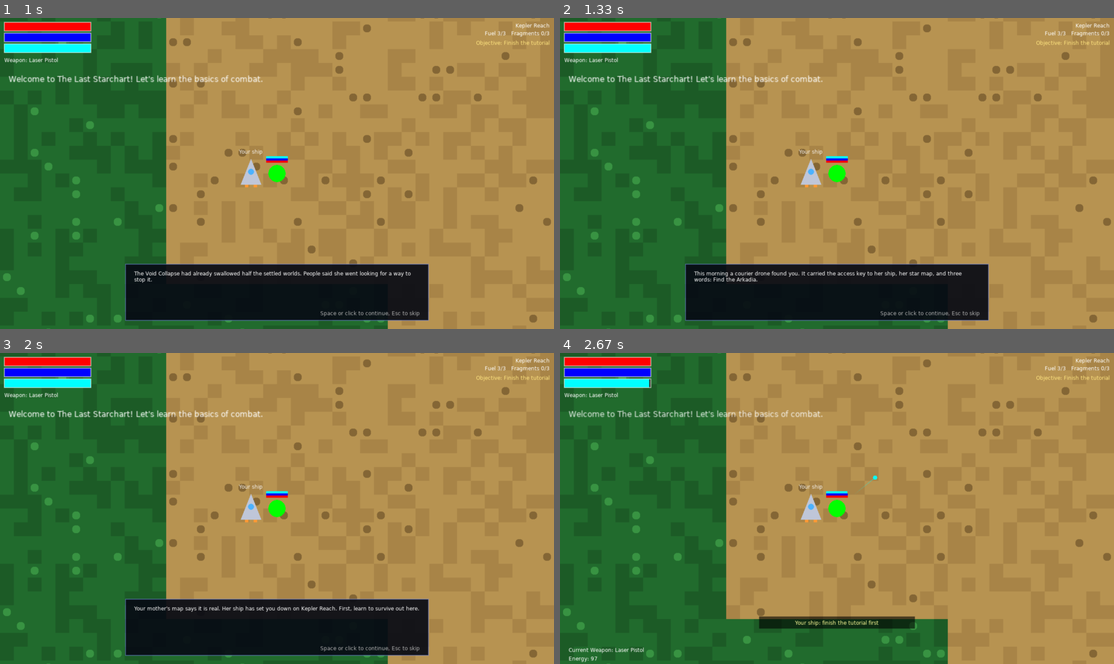
Above: before the commit, frames 1-4 (two rows, left to right).
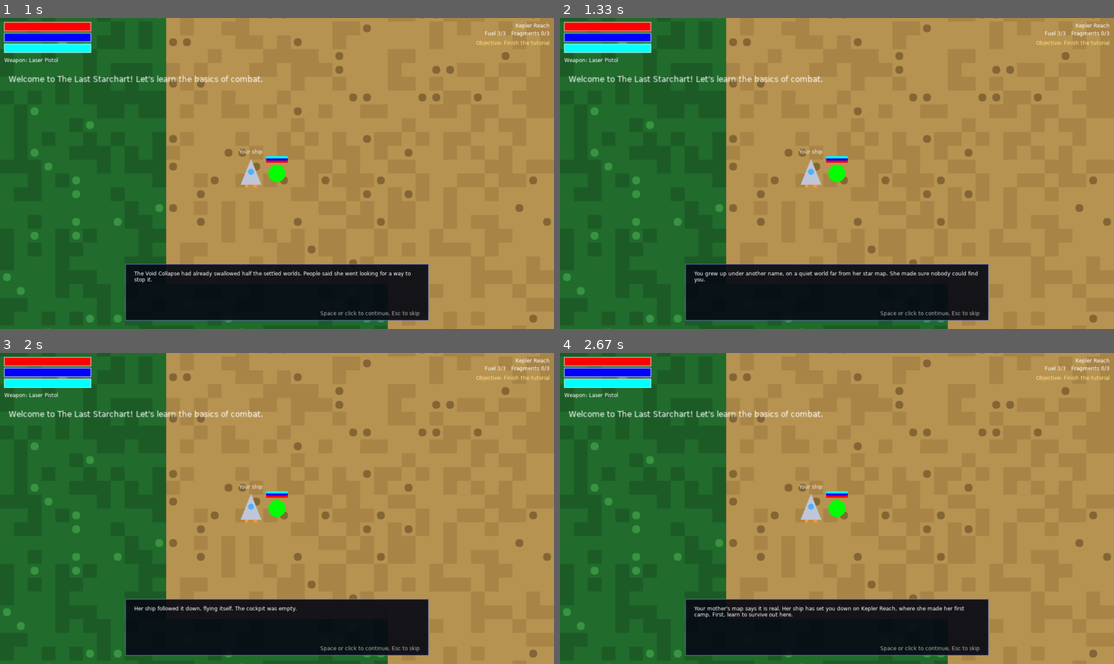
Above: after the commit, the same moments.

Repository: DedicatedJ/Starbound
Game: LÖVE game, started from main.lua
Two runs of this game, one before a commit and one after it. Both use one fixed random seed, a clock stepped at 60 frames per second and the inputs below.
Inputs (mouse positions are in pixels of both pictures, inside the frame that each line leads up to):
- Up to frame 1 (1 s): tap Space at 0.33 s; tap Enter at 0.67 s
- Up to frame 2 (1.33 s): click (837, 195) at 1.05 s
- Up to frame 3 (2 s): click (144, 511) at 1.38 s; click (415, 405) at 1.72 s
- Up to frame 4 (2.67 s): click (742, 626) at 2.05 s; click (981, 390) at 2.38 s

Frame 1 is identical in both runs. In frame 2, 0.5% of the frame differs, in the area x 24-76%, y 81-86%; in frame 3, 0.4%; in frame 4, 10%, in the area x 1-78%, y 8-100%.

Commit message:
Put the lore fixes on screen in the game text
Story changes (src/data/story.lua):
- intro: the player grew up under another name; the ship came home empty
  and set them down at Mara's first camp
- Quill: vault doors open only for the Solis key; Mara told Quill to wait
  for her ship; the truth adds the two keepers, that Mara is failing, and
  where Quill came from
- Varro: he watched Mara open the Cinder vault and needs a Solis
- Rift arrival: the Rift is widening; the drones run on old orders; if
  the player refused Varro, his fleet waits at the Rift's edge
- Arkadia: drones stand down; Mara's recording names the helm and heart
- endings: Mara wakes the ship in The Keeper's Child; if Varro was
  refused, his fleet scatters in Dawn and The Keeper's Child

Code: the Rift arrival and ending screen check defied_varro; the first
press on a vault door says it reads the key (same press, no extra step).
Harness: 157 checks pass (6 new). Game Changes Needed marks items done.

Co-Authored-By: Claude Opus 5.5 <noreply@anthropic.com>

Diff:
--- a/main.lua
+++ b/main.lua
@@ -215,7 +215,12 @@
         end})
     elseif id == "the_rift" and not session.flags.rift_arrival then
         session.flags.rift_arrival = true
-        startDialogue(Story.riftArrival)
+        local lines = {}
+        for _, line in ipairs(Story.riftArrival) do table.insert(lines, line) end
+        if session.flags.defied_varro then
+            for _, line in ipairs(Story.riftVarro) do table.insert(lines, line) end
+        end
+        startDialogue(lines)
     end
 end
 
@@ -832,7 +837,11 @@
     love.graphics.setColor(1, 0.9, 0.5)
     love.graphics.printf(ending.title, 0, h / 2 - 160, w / 2, "center", 0, 2)
     love.graphics.setColor(1, 1, 1)
-    love.graphics.printf(ending.text, w / 2 - 320, h / 2 - 90, 640, "center")
+    local text = ending.text
+    if ending.defiedVarro and session.flags.defied_varro then
+        text = text .. " " .. ending.defiedVarro
+    end
+    love.graphics.printf(text, w / 2 - 320, h / 2 - 90, 640, "center")
     love.graphics.setColor(0.7, 0.7, 0.7)
     love.graphics.printf("Press Enter to return to the title screen", 0, h - 60, w, "center")
 end
--- a/src/data/story.lua
+++ b/src/data/story.lua
@@ -6,9 +6,11 @@
 Story.intro = {
     {text = "Ten years ago the explorer Mara Solis flew into the dark and never came back."},
     {text = "The Void Collapse had already swallowed half the settled worlds. People said she went looking for a way to stop it."},
+    {text = "You grew up under another name, on a quiet world far from her star map. She made sure nobody could find you."},
     {text = "This morning a courier drone found you. It carried the access key to her ship, her star map, and three words: Find the Arkadia."},
+    {text = "Her ship followed it down, flying itself. The cockpit was empty."},
     {text = "The Arkadia is a story spacers tell: a ship that can bring dead planets back to life and push the Void back."},
-    {text = "Your mother's map says it is real. Her ship has set you down on Kepler Reach. First, learn to survive out here."}
+    {text = "Your mother's map says it is real. Her ship has set you down on Kepler Reach, where she made her first camp. First, learn to survive out here."}
 }
 
 Story.afterTutorial = {
@@ -19,6 +21,8 @@
 Story.quillFirst = {
     {speaker = "Quill", text = "Ah. You have her eyes. And her ship. I am Quill. I kept this station running for Mara, and I kept her secrets."},
     {speaker = "Quill", text = "That map is incomplete on purpose. She split the Arkadia's coordinates into three fragments and sealed them in vaults on Cinder, Glacius and Verdant Deep."},
+    {speaker = "Quill", text = "The vault doors open only for the Solis key, and only in Solis hands. I tried once. They do not open for drones."},
+    {speaker = "Quill", text = "She told me to wait. Not to follow her, not to look for you. If her ship ever came home, I was to help whoever it brought. And here you are."},
     {speaker = "Quill", text = "Bring salvage and alien essence to my terminal and it will fit you with better gear. You will need a stronger jump drive for the far worlds."},
     {speaker = "Quill", text = "And Void Shielding, before you go anywhere near the Rift. Start with Cinder. Mind the pirates."}
 }
@@ -26,6 +30,9 @@
 Story.quillTruth = {
     {speaker = "Quill", text = "All three fragments. She would be proud. There is one more thing she made me promise to keep until you had them."},
     {speaker = "Quill", text = "Mara did not die. She reached the Arkadia and sealed herself inside its core to hold the Rift shut. She may still be alive in there."},
+    {speaker = "Quill", text = "The Arkadia needs two keepers: one at its heart to hold the Rift shut, one at the helm to wake it. She went alone, so all she could do was hold the door."},
+    {speaker = "Quill", text = "Ten years she has held it. If her ship came home now, she is failing. The Rift is widening again."},
+    {speaker = "Quill", text = "I came out of the Rift once, broken and empty. She found me and mended me. That is how she knew the ship was real. I owe her this."},
     {speaker = "Quill", text = "When you reach the ship, you will have a choice to make. Only you can make it."}
 }
 
@@ -47,6 +54,7 @@
 
 Story.varroContact = {
     {speaker = "Captain Varro", text = "So the Solis brat finally crawled out of hiding. This is my rock, kid. My crews, my vault."},
+    {speaker = "Captain Varro", text = "I watched your mother open that vault ten years ago. Those doors only open for a Solis. I have been waiting a long time for another one."},
     {speaker = "Captain Varro", text = "Here is my offer. Share the Arkadia's coordinates when you have them, and my people leave you alone. Every world, every jump."},
     {speaker = "Captain Varro", text = "Refuse, and you shoot your way through every pirate between here and the Rift. Choose.",
         choices = {
@@ -78,12 +86,19 @@
 
 Story.riftArrival = {
     {speaker = "Ship computer", text = "Void Shielding holding. Hull integrity stable. A very large vessel is drifting inside the Rift, three kilometres out."},
-    {speaker = "Ship computer", text = "Expect heavy drone resistance."}
+    {speaker = "Ship computer", text = "Rift readings are rising. It is widening."},
+    {speaker = "Ship computer", text = "Expect heavy drone resistance. They are running on very old orders. They may stand down once your key reaches that ship."}
+}
+
+-- Added to the Rift arrival if the player refused Varro's deal
+Story.riftVarro = {
+    {speaker = "Ship computer", text = "Contacts behind us. Captain Varro's fleet is holding at the edge of the Rift. They are waiting for something."}
 }
 
 Story.arkadia = {
-    {speaker = "Arkadia", text = "Access key recognised. Solis lineage confirmed. Welcome aboard."},
+    {speaker = "Arkadia", text = "Access key recognised. Solis lineage confirmed. Defence drones standing down. Welcome aboard."},
     {speaker = "Mara (recording)", text = "If you are hearing this, you found it. The Arkadia can heal every world the Void took, but someone has to stay at its heart and hold the Rift shut while it works."},
+    {speaker = "Mara (recording)", text = "The helm will answer you. The heart is mine, for as long as I can hold it."},
     {speaker = "Mara (recording)", text = "I have held it as long as I could. The choice is yours now.",
         choices = {
             {id = "dawn", text = "Wake the Arkadia and heal the galaxy."},
@@ -97,13 +112,15 @@
         title = "Dawn of Arkadia",
         text = "The Arkadia wakes. Its engines sing, and the Rift folds shut behind it like a healing wound. "
             .. "World by world, the dead planets turn green again. Your mother sleeps on in the ship's core, holding the last of the Void at bay, "
-            .. "and you stand at the helm she left you. The galaxy has a future again."
+            .. "and you stand at the helm she left you. The galaxy has a future again.",
+        defiedVarro = "At the edge of the Rift, Varro's fleet scatters as the Arkadia's engines wake."
     },
     legacy = {
         title = "The Keeper's Child",
-        text = "You open the core. Mara stumbles out into your arms, older and thinner and alive. Then you take her place. "
+        text = "You open the core. Mara stumbles out into your arms, older and thinner and alive. She takes the helm just long enough to wake the ship. Then you take her place. "
             .. "As the Arkadia heals the galaxy, you hold the Rift shut from its heart, dreaming of green worlds. "
-            .. "Quill flies Mara home. She visits the ship every year, and tells you everything you missed."
+            .. "Quill flies Mara home. She visits the ship every year, and tells you everything you missed.",
+        defiedVarro = "At the edge of the Rift, Varro's fleet scatters as the Arkadia's engines wake."
     },
     tyrant = {
         title = "Varro's Crown",
--- a/src/world/vault.lua
+++ b/src/world/vault.lua
@@ -71,13 +71,21 @@
         return
     elseif self.solved then
         self:collect()
-    elseif self.puzzle == "sequence" then
+        return
+    end
+    -- The first touch: the door checks for the Solis key, then shows its puzzle
+    local prefix = ""
+    if not self.keyRead then
+        self.keyRead = true
+        prefix = "The door reads your key and wakes.  "
+    end
+    if self.puzzle == "sequence" then
         self:startSequence()
-        self.notify(HINTS.sequence)
+        self.notify(prefix .. HINTS.sequence)
     elseif self.puzzle == "plates" then
-        self.notify(HINTS.plates .. ("  The door reads: %d."):format(self.target))
-    else
-        self.notify(HINTS[self.puzzle])
+        self.notify(prefix .. HINTS.plates .. ("  The door reads: %d."):format(self.target))
+    else
+        self.notify(prefix .. HINTS[self.puzzle])
     end
 end
 
--- a/tests/harness/main.lua
+++ b/tests/harness/main.lua
@@ -468,6 +468,7 @@
     local v = r.vault
     v:useDoor()
     check("reading the glyphs plays the sequence", v.flashQueue ~= nil and #r.notes == 1)
+    check("the vault door reads the Solis key on first touch", r.notes[1]:find("reads your key", 1, true) ~= nil, r.notes[1])
     v:activatePylon(v.sequence[1])
     check("pylons ignore input during playback", v.progress == 0)
     for _ = 1, 400 do vw:update(DT) end
@@ -537,6 +538,18 @@
     local picked
     d:start(Story.arkadia, {flags = {}, onDone = function(choice) picked = choice end})
     d:skip()
+    local function storyHas(lines, needle)
+        for _, line in ipairs(lines) do
+            if line.text:find(needle, 1, true) then return true end
+        end
+        return false
+    end
+    check("Mara's recording names the heart and the helm", storyHas(Story.arkadia, "The helm will answer you"))
+    check("Quill's truth explains the two keepers", storyHas(Story.quillTruth, "two keepers"))
+    check("Varro knows only a Solis opens the vaults", storyHas(Story.varroContact, "only open for a Solis"))
+    check("refusing Varro has a payoff at the Rift and in two endings",
+        #Story.riftVarro == 1 and Story.endings.dawn.defiedVarro ~= nil and Story.endings.legacy.defiedVarro ~= nil
+        and Story.endings.tyrant.defiedVarro == nil)
     check("only the default ending is offered without flags", d.choices and #d.choices == 1 and d.choices[1].id == "dawn")
     d:advance()
     check("advancing cannot skip a choice", d.active)
@@ -902,6 +915,13 @@
         check("choosing shows the ending", state() == "ending" and upvalue(drawEnding, "endingId") == "dawn", state())
         game.keypressed("return")
         check("Enter returns to the title screen after the ending", state() == "menu", state())
+        -- Refusing Varro adds his fleet to the ending text (and it still draws)
+        getSession().flags.defied_varro = true
+        showEnding("dawn")
+        local okDraw, errDraw = pcall(drawEnding)
+        check("an ending draws with Varro's fleet line after refusing him", okDraw, errDraw)
+        game.keypressed("return")
+        getSession().flags.defied_varro = nil
 
         -- Bad save files fail cleanly
         local Save = require("src.save.save")
Not shown, changed: lore/Characters/Captain Varro.md
Not shown, changed: lore/Endings/Dawn of Arkadia.md
Not shown, changed: lore/Endings/The Keeper's Child.md
Not shown, changed: lore/Game Changes Needed.md
